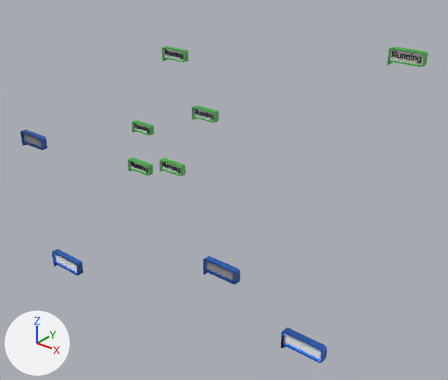
The glTF model src/assets/glb/laboratory/pop_up_games.glb, before and after one commit.
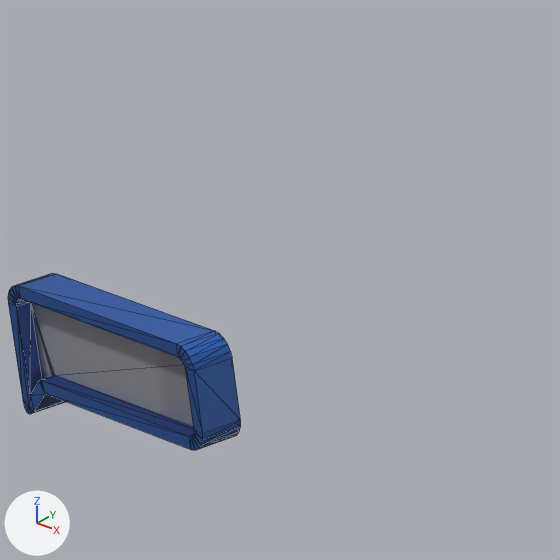
The first picture shows the older version from a 50 mm lens placed at (50.2, -23.3, 29.4), pointed at (21.8, 12.1, 7.5). The close-ups show both versions on the part from 4% to 19% of the width and 26% to 43% of the height of that picture; other places that the commit changed are outside them. The lights are fixed; the arrows at lower left show +X, +Y and +Z. The close-ups show mesh edges as thin lines. Where no turn or scale is listed for an object, it has been applied to the vertices. Vertices at the same position are counted once.

In view in the first close-up: 'pop_up_games'.
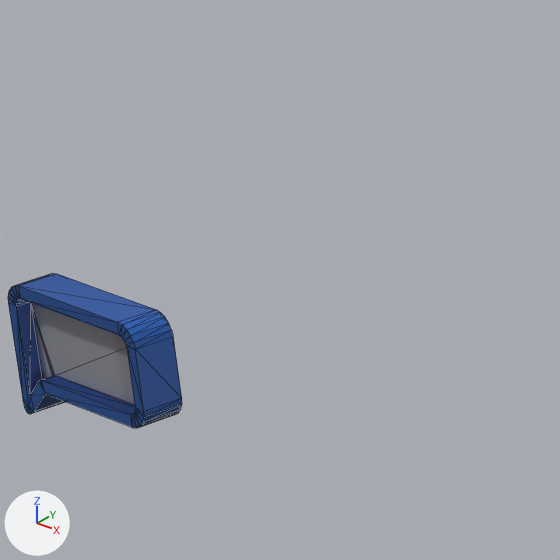
Edits to the bpy script that builds the scene:
```text
Change me_pop_up_games:
    where me_pop_up_games.from_pydata(...)  # 152 vertices, 300 faces; spans x -1.49..1.74, y -0.24..0.24, z -0.92..0.59
    used by ob_pop_up_games; location = (3.15, 7.4, 8.74)
    me_pop_up_games part 1: all 72 vertices in x 1.49..1.74, y -0.24..0.24, z -0.59..0.59 are moved by (-1.0, 0.0, 0.0)
```

What differs and where, as boxes (x1, y1, x2, y2) in the close-ups (560 x 560 px; the box of a moved part takes in the faces that stretch with it):
'pop_up_games', reshaped (25% narrower, 12% shorter)
    before: (8, 273, 241, 450)
    after: (8, 273, 182, 428)
part 1 of me_pop_up_games, moved or reshaped
    before: (26, 277, 241, 450)
    after: (26, 277, 182, 428)
